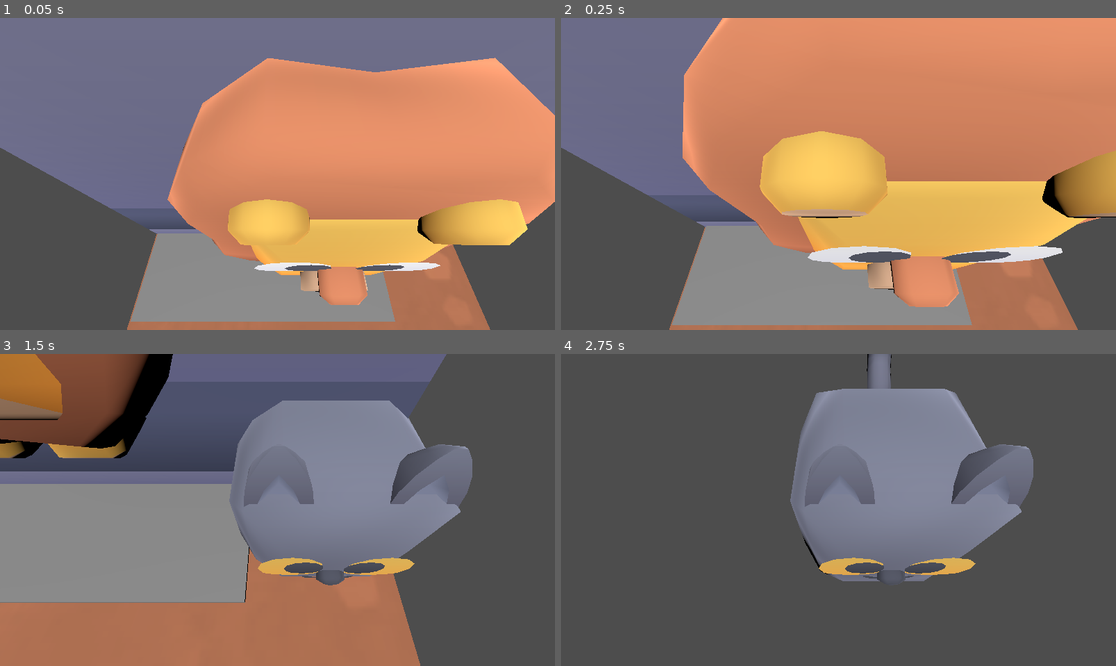
Above: before the commit, frames 1-4 (two rows, left to right).
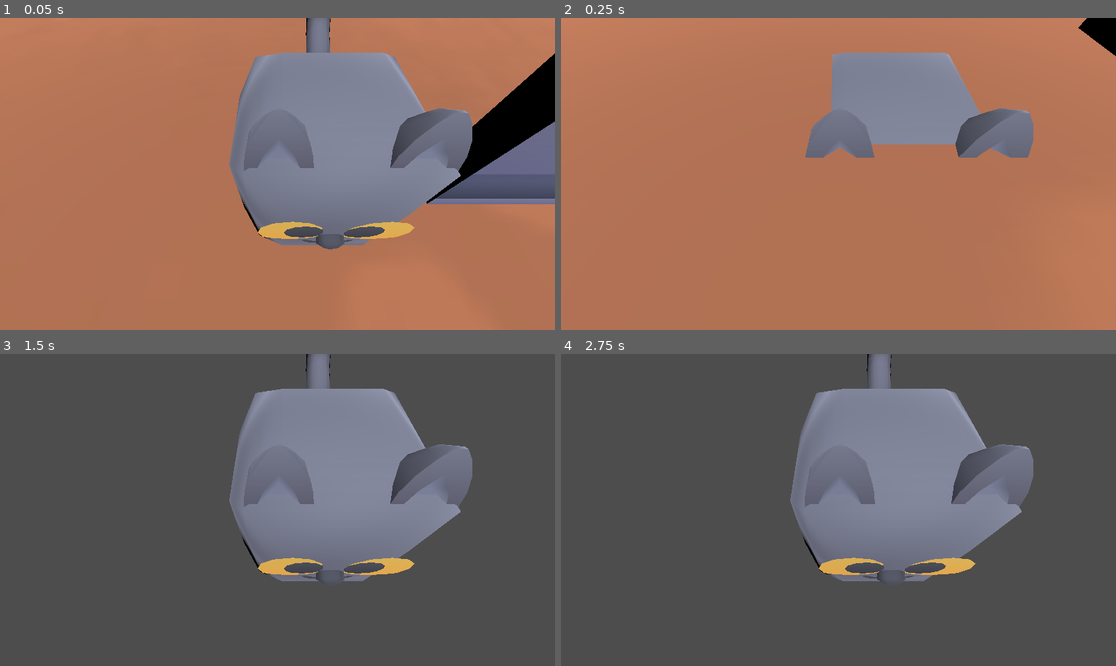
Above: after the commit, the same moments.

Repository: safetymax/game-physics
Game: Godot game, scene res://node_3d.tscn
Same seed, same stepped clock (60 frames per second), same inputs: the game is played once before the commit and once after it.
Inputs:
- Up to frame 1 (0.05 s): no input
- Up to frame 2 (0.25 s): no input
- Up to frame 3 (1.5 s): tap Enter (ui_accept) at 0.5, 0.77 s; hold Right (ui_right) 0.53-1.28 s; hold Down (ui_down) from 1.28 s (still down)
- Up to frame 4 (2.75 s): tap Enter (ui_accept) at 1.52 s; release Down (ui_down) at 2.03 s; hold Right (ui_right) from 2.03 s (still down)

The runs differ from the first frame. In frame 1, 93% of the frame differs, in the area x 0-100%, y 0-100%; in frame 2, 87%; in frame 3, 54%; in frame 4, less than 0.1%.
Error in both runs: Out of bounds get index '0' (on base: 'Array[Node3D]') (res://enemy_move.gd:20)

Commit message:
sdfsfsdfsd

Diff:
--- a/Enemy.tscn
+++ b/Enemy.tscn
@@ -7,7 +7,6 @@
 height = 1.5063477
 
 [node name="CharacterBody3D2" type="CharacterBody3D" unique_id=565029361]
-transform = Transform3D(0.1, 0, 0, 0, 0.1, 0, 0, 0, 0.1, 0, 0, 0)
 script = ExtResource("1_tt7e2")
 
 [node name="animal-lion" parent="." unique_id=1104130311 instance=ExtResource("2_s7bn3")]
--- a/Objekte_Levelnew folder/Floor_Fertig.tscn
+++ b/Objekte_Levelnew folder/Floor_Fertig.tscn
@@ -3,10 +3,12 @@
 [ext_resource type="PackedScene" uid="uid://t58b24v8ii8g" path="res://Objekte_Levelnew folder/template_floor.tscn" id="1_g3dej"]
 
 [sub_resource type="BoxShape3D" id="BoxShape3D_fkba7"]
+size = Vector3(4.114807, 0.121520996, 3.7363281)
 
 [node name="Node3D" type="Node3D" unique_id=652466146]
 
 [node name="template-floor" parent="." unique_id=1823962085 instance=ExtResource("1_g3dej")]
 
-[node name="CollisionShape3D" type="CollisionShape3D" parent="." unique_id=678944792]
+[node name="CollisionShape3D" type="CollisionShape3D" parent="template-floor" unique_id=678944792]
+transform = Transform3D(1, 0, 0, 0, 1, 0, 0, 0, 1, -0.021827638, -0.04989624, 0.2939453)
 shape = SubResource("BoxShape3D_fkba7")
--- a/Objekte_Levelnew folder/Wand_Fertig.tscn
+++ b/Objekte_Levelnew folder/Wand_Fertig.tscn
@@ -5,7 +5,8 @@
 [sub_resource type="BoxShape3D" id="BoxShape3D_jlkki"]
 size = Vector3(3.3166504, 4.0238037, 1)
 
-[node name="Node3D" type="Node3D" unique_id=557242620]
+[node name="Node3D2" type="Node3D" unique_id=557242620]
+transform = Transform3D(0.15, 0, 0, 0, 0.15, 0, 0, 0, 0.15, 0, 0, 0)
 
 [node name="template-wall2" parent="." unique_id=2050698702 instance=ExtResource("1_88e21")]
 
--- a/Player.tscn
+++ b/Player.tscn
@@ -11,7 +11,6 @@
 script = ExtResource("1_xhfnw")
 
 [node name="Player" type="Node3D" parent="." unique_id=289016159]
-transform = Transform3D(0.1, 0, 0, 0, 0.1, 0, 0, 0, 0.1, 0, 0, 0)
 
 [node name="Camera3D" type="Camera3D" parent="." unique_id=254879401]
 transform = Transform3D(1, 0, 0, 0, 0.52774173, 0.84940493, 0, -0.84940493, 0.52774173, -0.3417821, 2.1027007, 0.98506224)
--- a/node_3d.tscn
+++ b/node_3d.tscn
@@ -7,22 +7,18 @@
 
 [node name="Node3D" type="Node3D" unique_id=919008151]
 
-[node name="CSGBox3D" type="CSGBox3D" parent="." unique_id=767314962]
-transform = Transform3D(1, 0, 0, 0, 1, 0, 0, 0, 1, -0.5035095, -0.016925037, -0.91812134)
-use_collision = true
-size = Vector3(2.930603, 0.09423828, 3.793518)
-
 [node name="DirectionalLight3D" type="DirectionalLight3D" parent="." unique_id=1025151298]
 transform = Transform3D(1, 0, 0, 0, 0.52774173, 0.84940493, 0, -0.84940493, 0.52774173, -0.3417821, 0.9714134, 0.047629476)
-
-[node name="Enemy" parent="." unique_id=565029361 instance=ExtResource("1_noarx")]
-transform = Transform3D(1, 0, 0, 0, 1, 0, 0, 0, 1, 0, 0.70629656, 0)
-
-[node name="Player" parent="." unique_id=2030252105 instance=ExtResource("2_a0tk4")]
-transform = Transform3D(1, 0, 0, 0, 1, 0, 0, 0, 1, 0, 1.1092635, 0)
 
 [node name="WandObjekte" type="Node3D" parent="." unique_id=1038765026]
 
 [node name="Boden" parent="WandObjekte" unique_id=652466146 instance=ExtResource("3_r3fl7")]
 
 [node name="Wand" parent="WandObjekte" unique_id=557242620 instance=ExtResource("4_jka67")]
+transform = Transform3D(0.15, 0, 0, 0, 0.15, 0, 0, 0, 0.15, 0.59142643, 0, 0)
+
+[node name="Player" parent="." unique_id=1974062379 instance=ExtResource("2_a0tk4")]
+transform = Transform3D(0.2, 0, 0, 0, 0.2, 0, 0, 0, 0.2, 0, 0.049525335, 0)
+
+[node name="Enemy" parent="." unique_id=565029361 instance=ExtResource("1_noarx")]
+transform = Transform3D(0.2, 0, 0, 0, 0.2, 0, 0, 0, 0.2, 0, 0.048178554, 0.5325965)
